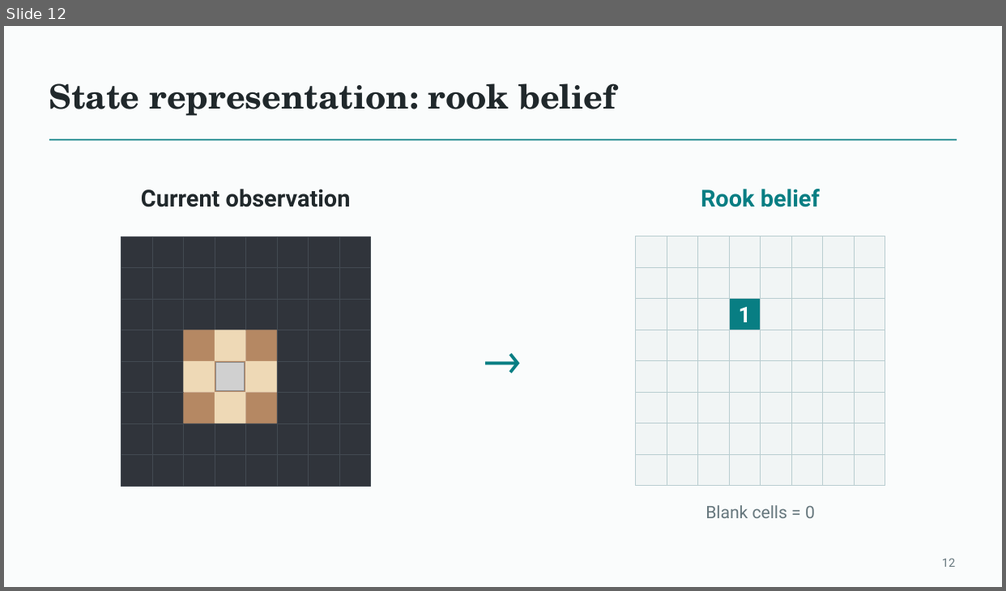
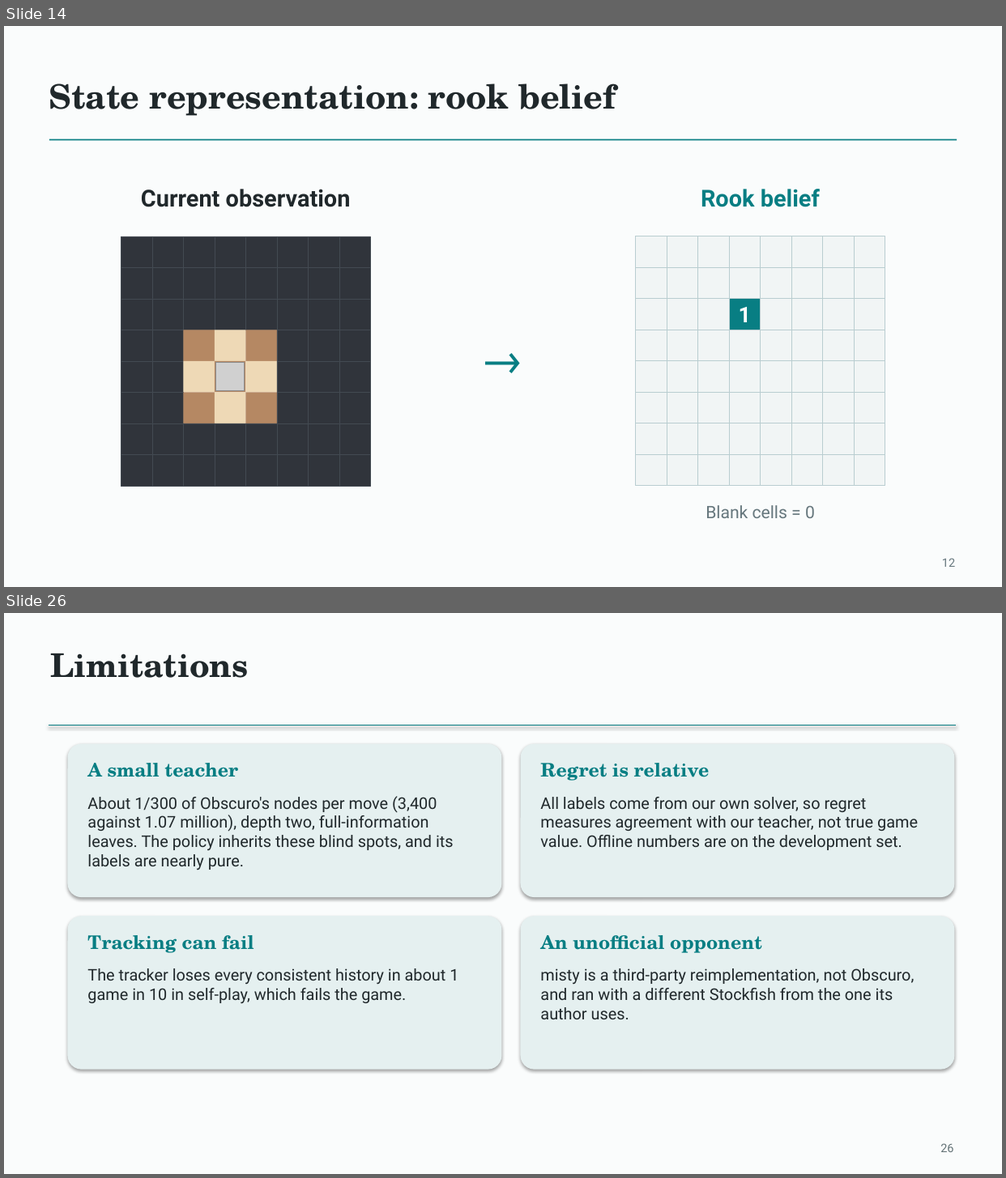
Before and after one commit to Mr-Teal/CS5446_project, a slide deck: docs/presentation/Fog of War Chess - final deck.pptx. Shown one above the other, each under a label of ours: slide 12 before the commit, slides 14 and 26 after it; the slides between them are not shown. The pictures are 1006x591 and 1006x1178 pixels, drawn with LibreOffice and Linux fonts; fonts in the diff are those of the drawing; grey boxes stand for pictures. Boxes give left, top, right and bottom in pixels: in the first picture for what was removed or moved away, otherwise in the second. Text is boxed around its words. In the diff, an @@ line names an element or a change of style, - is before the commit and + after.

```diff
--- a/docs/presentation/Fog of War Chess - final deck.pptx
+++ b/docs/presentation/Fog of War Chess - final deck.pptx
@@ slide 26 added at [4,613,1002,1174], background #FAFCFC @@
@@ text added at [50,653,248,678], 31.5 pt, text #20282B, bold @@
+Limitations
@@ line added from (49, 726) to (957, 726), #087E83 1 pt @@
@@ rounded rectangle added at [68,744,502,897], fill #E5F0F0 @@
@@ rounded rectangle added at [521,744,955,897], fill #E5F0F0 @@
@@ text added at [87,763,238,777], 18 pt, text #087E83, bold @@
+A small teacher
@@ text added at [540,763,710,781], 18 pt, text #087E83, bold @@
+Regret is relative
@@ text added at [87,796,454,871], 15.5 pt, text #20282B @@
+About 1/300 of Obscuro's nodes per move (3,400 against 1.07 million), depth two, full-information leaves. The policy inherits these blind spots, and its labels are nearly pure.
@@ text added at [540,797,918,850], 15.5 pt, text #20282B @@
+All labels come from our own solver, so regret measures agreement with our teacher, not true game value. Offline numbers are on the development set.
@@ rounded rectangle added at [68,916,502,1070], fill #E5F0F0 @@
@@ rounded rectangle added at [521,916,955,1070], fill #E5F0F0 @@
@@ text added at [87,935,254,953], 18 pt, text #087E83, bold @@
+Tracking can fail
@@ text added at [540,935,762,953], 18 pt, text #087E83, bold @@
+An unofficial opponent
@@ text added at [87,969,458,1004], 15.5 pt, text #20282B @@
+The tracker loses every consistent history in about 1 game in 10 in self-play, which fails the game.
@@ text added at [540,969,914,1020], 15.5 pt, text #20282B @@
+misty is a third-party reimplementation, not Obscuro, and ran with a different Stockfish from the one its author uses.
@@ text added at [940,1144,953,1152], 11.2 pt, text #637276 @@
+26
@@ what was slide 12 is now slide 14 @@
```
Also in this commit, not shown: 2 slides changed, 19 other slides added, 59 slides removed, 1 other file.
